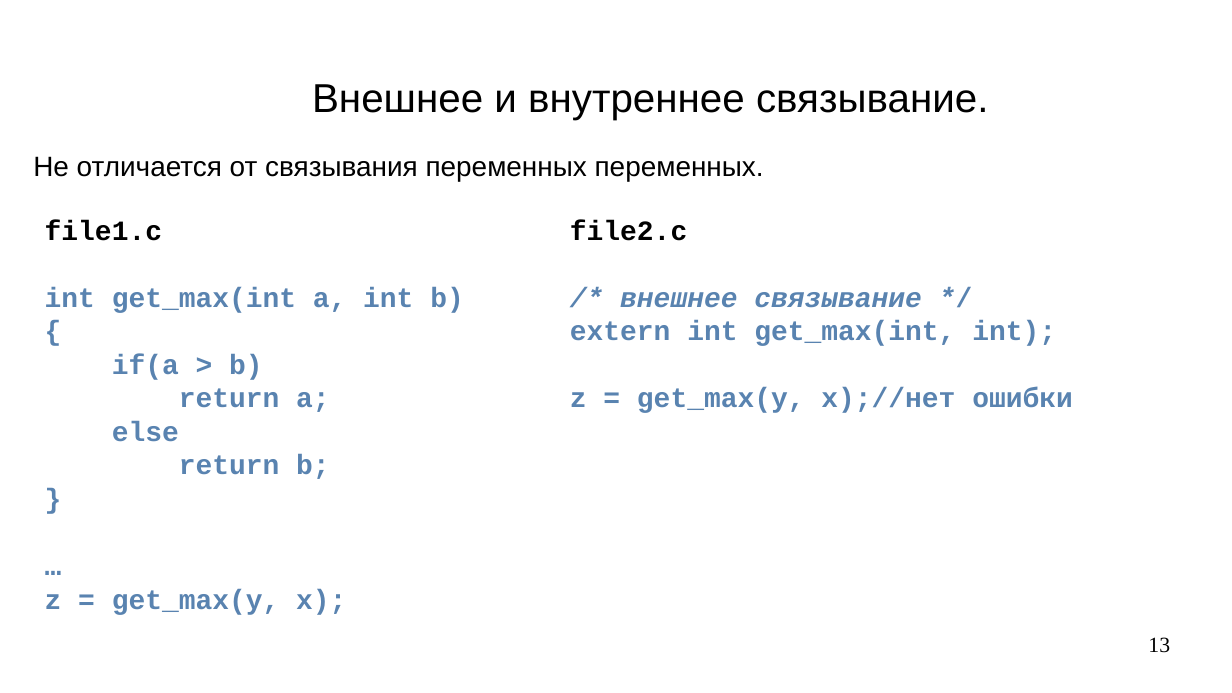
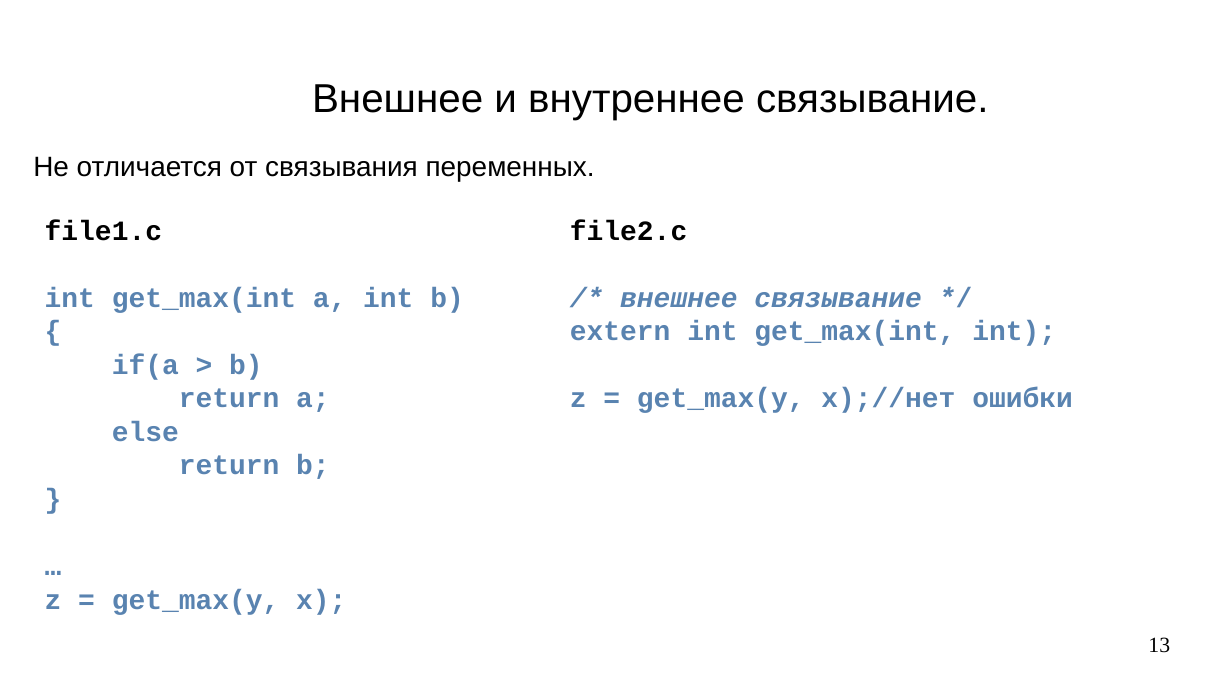
Before and after one commit to steelcraft/stud-lab, a slide deck: slide 13 of Лекции/CBCP01#L4.odp. Drawn at 1232x693 pixels with LibreOffice and Linux fonts; fonts in the diff are those of the drawing. Boxes give left, top, right and bottom in pixels: in the first picture for what was removed or moved away, otherwise in the second. Text is boxed around its words. In the diff, an @@ line names an element or a change of style, - is before the commit and + after.

```diff
--- a/Лекции/CBCP01#L4.odp
+++ b/Лекции/CBCP01#L4.odp
@@ text at (33, 156, 595, 181): text changed @@
-Не отличается от связывания переменных переменных.
+Не отличается от связывания переменных.
```
Also in this commit, not shown: 4 other slides changed, 1 slide added, 1 slide removed.
